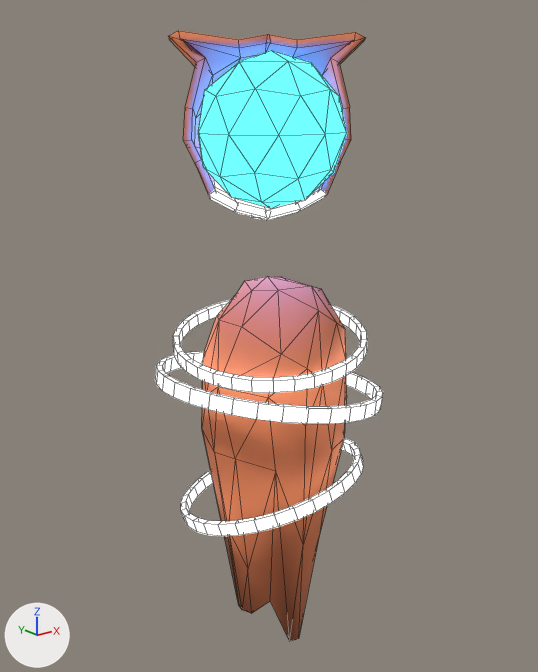
An edit to the FBX model Assets/Models/Characters/Venn/Venn Spirit.fbx, drawn before and after from the same camera.
Before and after are seen from a 50 mm lens placed at (-3.0, -3.72, 4.57), pointed at (0.04, 0.08, 3.05). Arrows for +X, +Y and +Z are at lower left; the lights stay in place. Mesh edges are drawn as thin lines. Where no turn or scale is listed for an object, it has been applied to the vertices.

The first picture shows 'Grim.001', 'Grim.002', 'Grim.003', 'Grim.004', 'Grim.005', 'Grim.006'.
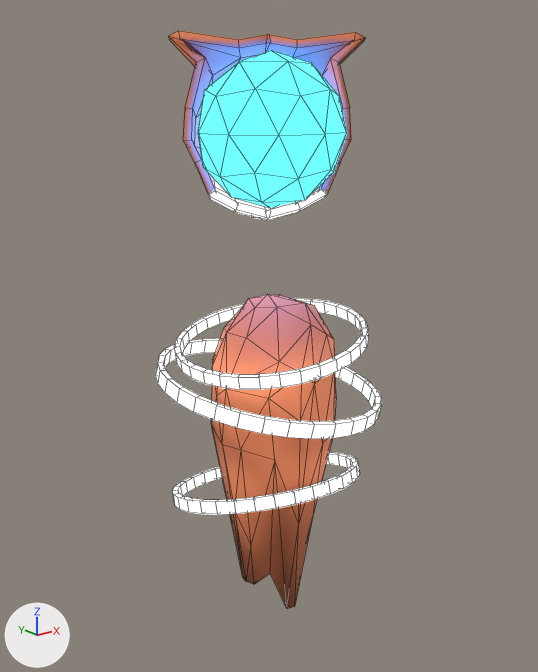
Changed parts and their boxes [x1, y1, x2, y2] in the pictures (538 x 672 px):
'Grim.004', moved, rescaled (14% narrower, 14% shorter): before [202, 276, 347, 642]; after [211, 294, 336, 609]
'Loop 3', added: after [155, 298, 381, 515]
'Grim.001', deleted: before [155, 352, 383, 424]
'Grim.002', deleted: before [173, 300, 367, 393]
'Grim.003', deleted: before [181, 438, 363, 536]
'Grim.006', unchanged, uncovered by the edit: [168, 31, 366, 220] in both
'Grim.005', unchanged, covered by the edit: before [198, 51, 347, 208]

What changed in the scene script:
```text
Add me_body_005_1:
    me_body_005_1.from_pydata(...)  # 384 vertices, 384 faces; spans x -0.77..0.76, y -0.76..0.78, z 1.79..3.19
    me_body_005_1.materials.append(mat_orbit)  # white #ffffff
Remove ob_grim_001:
    ob_grim_001 = bpy.data.objects.new('Grim.001', me_body_001)
    ob_grim_001.location = (-0.005, 0.001, 0.0)
Remove ob_grim_002:
    ob_grim_002 = bpy.data.objects.new('Grim.002', me_body_003)
    ob_grim_002.location = (-0.005, 0.001, 0.0)
Remove ob_grim_003:
    ob_grim_003 = bpy.data.objects.new('Grim.003', me_body_005)
    ob_grim_003.location = (-0.005, 0.001, 0.0)
Change ob_grim_004:
    ob_grim_004.location: (-0.005, 0.001, 0.124) -> (-0.005, 0.001, 0.478)
    ob_grim_004.scale: (0.01, 0.01, 0.01) -> (0.00858, 0.00858, 0.00858)
Add ob_loop_3:
    ob_loop_3 = bpy.data.objects.new('Loop 3', me_body_005_1)
    ob_loop_3.location = (-0.005, 0.001, 0.0)
```
